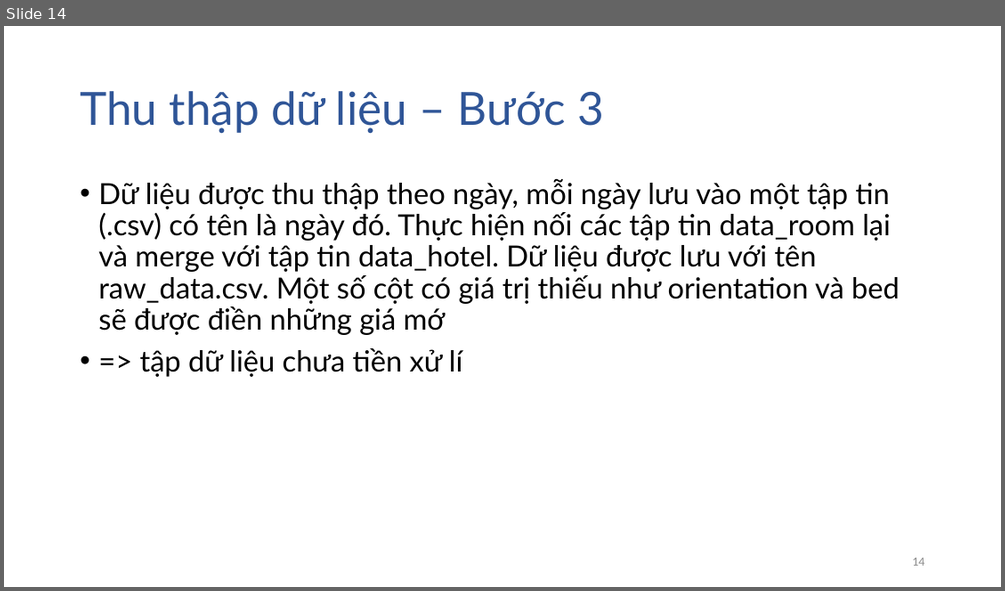
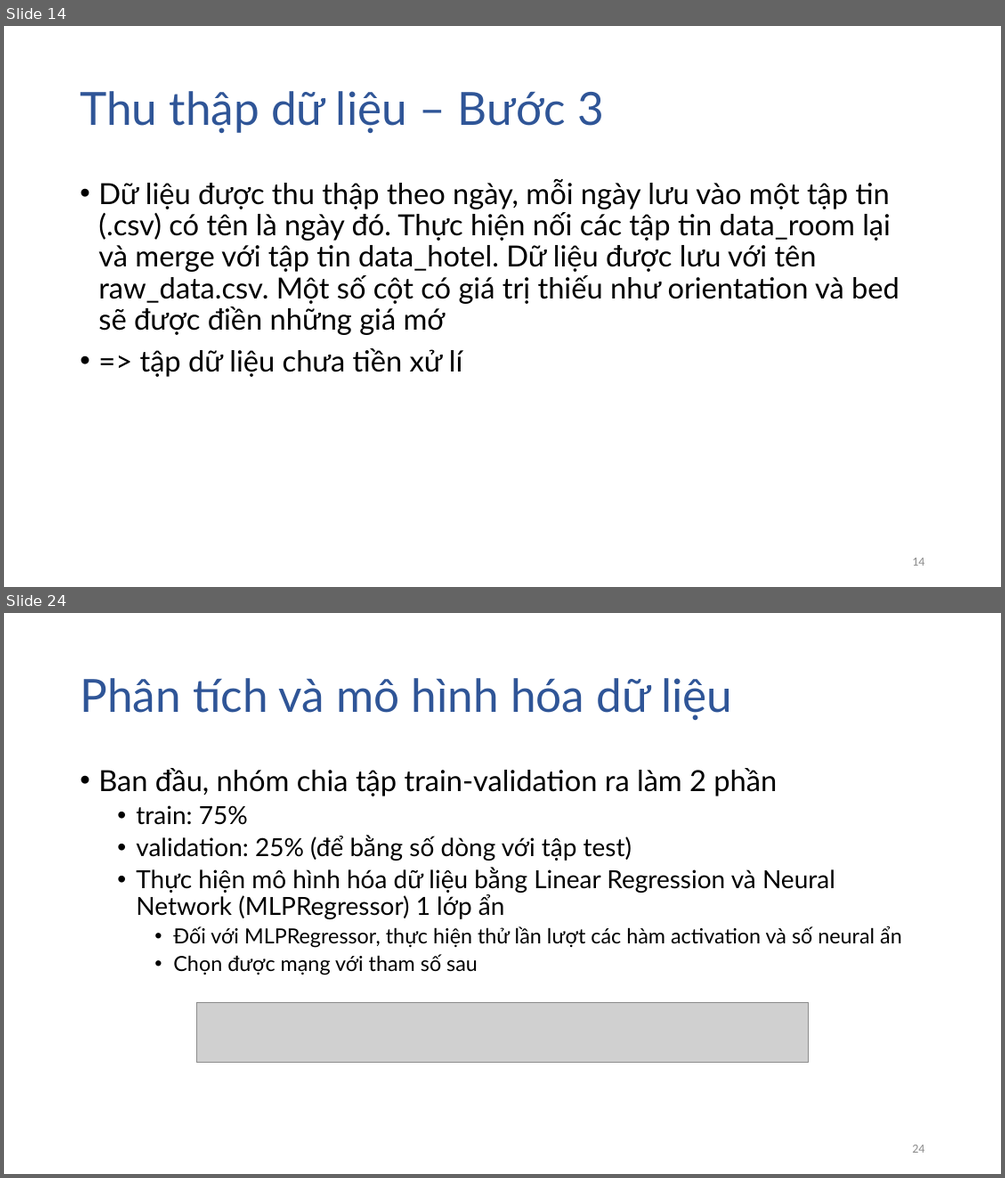
Before and after one commit to dtphat97/DataScienceFinal, a slide deck: Slide.pptx. Shown one above the other, each under a label of ours: slide 14 before the commit, slides 14 and 24 after it; the slides between them are not shown. The pictures are 1005x591 and 1005x1178 pixels, drawn with LibreOffice and Linux fonts; fonts in the diff are those of the drawing; grey boxes stand for pictures. Boxes give left, top, right and bottom in pixels: in the first picture for what was removed or moved away, otherwise in the second. Text is boxed around its words. In the diff, an @@ line names an element or a change of style, - is before the commit and + after.

```diff
--- a/Slide.pptx
+++ b/Slide.pptx
@@ slide 24 added at box(4, 613, 1001, 1174), background #FFFFFF @@
@@ title added at box(80, 678, 732, 720), 44 pt, text #2F5597 @@
+Phân tích và mô hình hóa dữ liệu
@@ text added at box(98, 768, 902, 975), 24 pt, text #000000 @@
+• Ban đầu, nhóm chia tập train-validation ra làm 2 phần
+  • train: 75%
+  • validation: 25% (để bằng số dòng với tập test)
+  • Thực hiện mô hình hóa dữ liệu bằng Linear Regression và Neural Network (MLPRegressor) 1 lớp ẩn
+    • Đối với MLPRegressor, thực hiện thử lần lượt các hàm activation và số neural ẩn
+    • Chọn được mạng với tham số sau
@@ picture added at box(196, 1002, 809, 1062) @@
@@ page number added at box(912, 1144, 924, 1152), 12 pt, text #8C8C8C @@
+24
```
Also in this commit, not shown: 6 slides changed, 11 other slides added.
